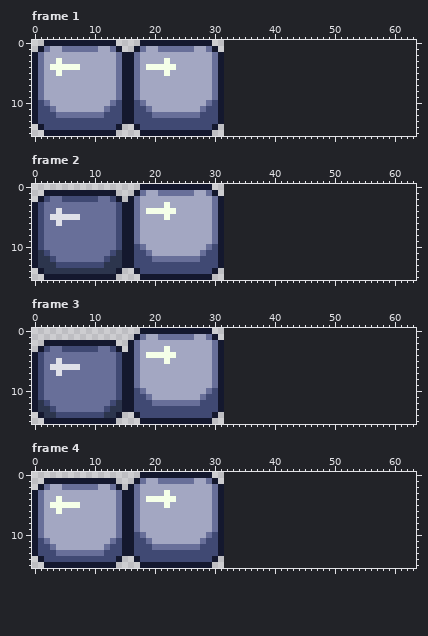
Pixel-art file -- saraqael/assets/ases/keyboard-move.ase. The first picture shows the starting point.
32x16 pixels, 8 frames. Shown: frame 1, frame 2, frame 3, frame 4. The old version is drawn lined up with the new one, on the new canvas. The commit also changed other frames, which this record leaves out.
Once edited:
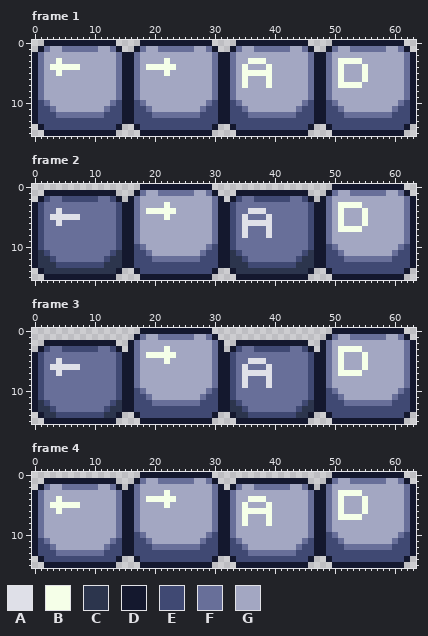
Palette (. is transparent): A #dfe0e8  B #f5ffe8  C #2c354d  D #14182e  E #404973  F #686f99  G #a3a7c2
The edit:
canvas 32x16 -> 64x16
Changed rows in their new state; - is an unchanged pixel.
Frame 1:
first column x 32:
 0 --DDDDDDDDDDDD----DDDDDDDDDDDD--
 1 -DFGGFFFFFFGGFD--DFGGFFFFFFGGFD-
 2 DFGGGGGGGGGGGGFDDFGGGGGGGGGGGGFD
 3 DFGGBBBGGGGGGGFDDFGBBBBGGGGGGGFD
 4 DFGBGGGBGGGGGGFDDFGBGGGBGGGGGGFD
 5 DFGBBBBBGGGGGGFDDFGBGGGBGGGGGGFD
 6 DFGBGGGBGGGGGGFDDFGBGGGBGGGGGGFD
 7 DFGBGGGBGGGGGGFDDFGBBBBGGGGGGGFD
 8 DFGGGGGGGGGGGGFDDFGGGGGGGGGGGGFD
 9 DFGGGGGGGGGGGGFDDFGGGGGGGGGGGGFD
10 DEFGGGGGGGGGGFEDDEFGGGGGGGGGGFED
11 DEEFGGGGGGGGFEEDDEEFGGGGGGGGFEED
12 DEEEFFFFFFFFEEEDDEEEFFFFFFFFEEED
13 DEEEEEEEEEEEEEEDDEEEEEEEEEEEEEED
14 -DEEEEEEEEEEEED--DEEEEEEEEEEEED-
15 --DDDDDDDDDDDD----DDDDDDDDDDDD--
Frame 2:
first column x 32:
 0 ------------------DDDDDDDDDDDD--
 1 --DDDDDDDDDDDD---DFGGFFFFFFGGFD-
 2 -DEFFEEEEEEFFED-DFGGGGGGGGGGGGFD
 3 DEFFFFFFFFFFFFEDDFGBBBBGGGGGGGFD
 4 DEFFAAAFFFFFFFEDDFGBGGGBGGGGGGFD
 5 DEFAFFFAFFFFFFEDDFGBGGGBGGGGGGFD
 6 DEFAAAAAFFFFFFEDDFGBGGGBGGGGGGFD
 7 DEFAFFFAFFFFFFEDDFGBBBBGGGGGGGFD
 8 DEFAFFFAFFFFFFEDDFGGGGGGGGGGGGFD
 9 DEFFFFFFFFFFFFEDDFGGGGGGGGGGGGFD
10 DEFFFFFFFFFFFFEDDEFGGGGGGGGGGFED
11 DCEFFFFFFFFFFECDDEEFGGGGGGGGFEED
12 DCCEFFFFFFFFECCDDEEEFFFFFFFFEEED
13 DCCCEEEEEEEECCCDDEEEEEEEEEEEEEED
14 -DCCCCCCCCCCCCD--DEEEEEEEEEEEED-
15 --DDDDDDDDDDDD----DDDDDDDDDDDD--
Frame 3:
first column x 32:
 0 ------------------DDDDDDDDDDDD--
 1 -----------------DFGGFFFFFFGGFD-
 2 --DDDDDDDDDDDD--DFGGGGGGGGGGGGFD
 3 -DEFFEEEEEEFFED-DFGBBBBGGGGGGGFD
 4 DEFFFFFFFFFFFFEDDFGBGGGBGGGGGGFD
 5 DEFFAAAFFFFFFFEDDFGBGGGBGGGGGGFD
 6 DEFAFFFAFFFFFFEDDFGBGGGBGGGGGGFD
 7 DEFAAAAAFFFFFFEDDFGBBBBGGGGGGGFD
 8 DEFAFFFAFFFFFFEDDFGGGGGGGGGGGGFD
 9 DEFAFFFAFFFFFFEDDFGGGGGGGGGGGGFD
10 DEFFFFFFFFFFFFEDDEFGGGGGGGGGGFED
11 DEFFFFFFFFFFFFEDDEEFGGGGGGGGFEED
12 DCEFFFFFFFFFFECDDEEEFFFFFFFFEEED
13 DCCEFFFFFFFFECCDDEEEEEEEEEEEEEED
14 -DCCEEEEEEEECCD--DEEEEEEEEEEEED-
15 --DDDDDDDDDDDD----DDDDDDDDDDDD--
Frame 4:
first column x 32:
 0 ------------------DDDDDDDDDDDD--
 1 --DDDDDDDDDDDD---DFGGFFFFFFGGFD-
 2 -DFGGFFFFFFGGFD-DFGGGGGGGGGGGGFD
 3 DFGGGGGGGGGGGGFDDFGBBBBGGGGGGGFD
 4 DFGGBBBGGGGGGGFDDFGBGGGBGGGGGGFD
 5 DFGBGGGBGGGGGGFDDFGBGGGBGGGGGGFD
 6 DFGBBBBBGGGGGGFDDFGBGGGBGGGGGGFD
 7 DFGBGGGBGGGGGGFDDFGBBBBGGGGGGGFD
 8 DFGBGGGBGGGGGGFDDFGGGGGGGGGGGGFD
 9 DFGGGGGGGGGGGGFDDFGGGGGGGGGGGGFD
10 DFGGGGGGGGGGGGFDDEFGGGGGGGGGGFED
11 DEFGGGGGGGGGGFEDDEEFGGGGGGGGFEED
12 DEEFGGGGGGGGFEEDDEEEFFFFFFFFEEED
13 DEEEFFFFFFFFEEEDDEEEEEEEEEEEEEED
14 -DEEEEEEEEEEEED--DEEEEEEEEEEEED-
15 --DDDDDDDDDDDD----DDDDDDDDDDDD--
